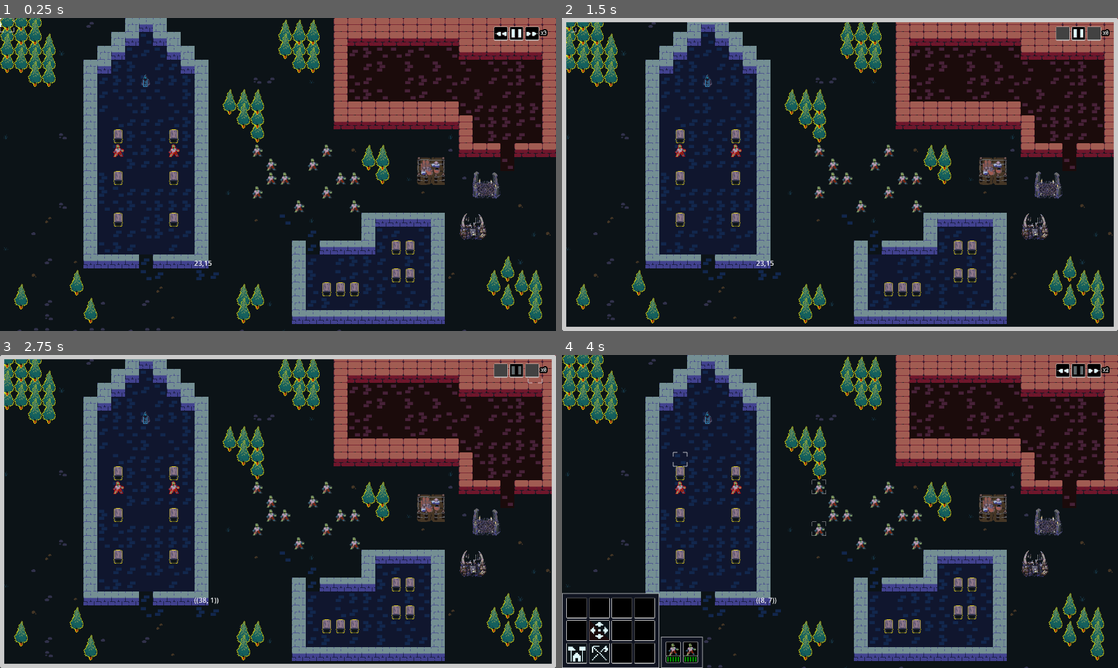
Above: before the commit, frames 1-4 (two rows, left to right).
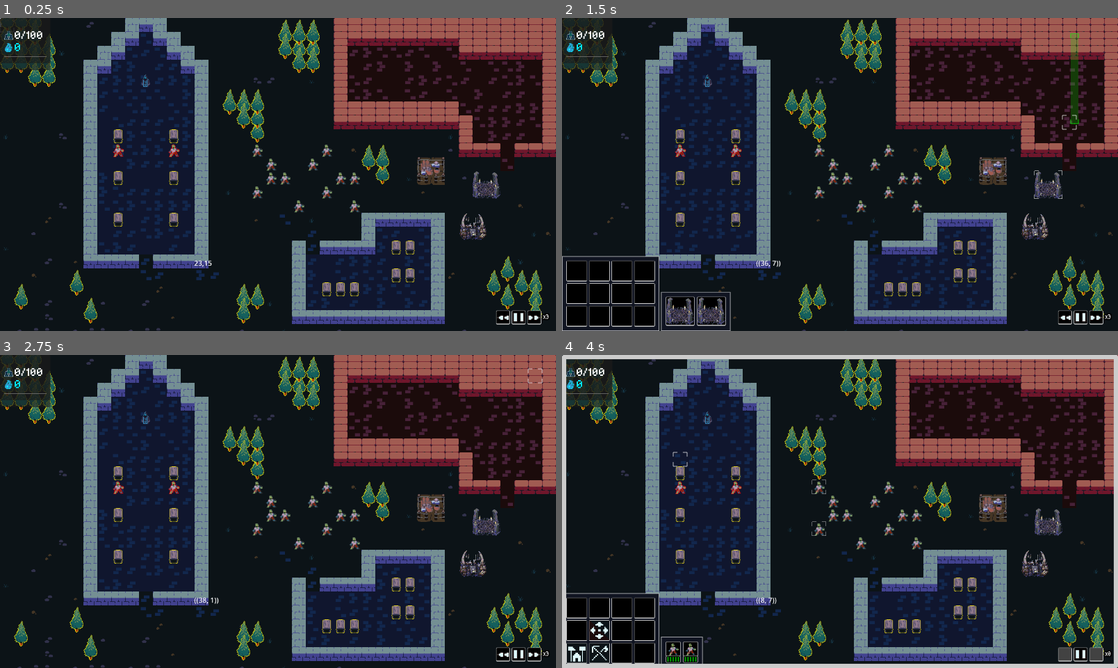
Above: after the commit, the same moments.

Repository: MateusRPF/MicroRTS
Game: Godot game, scene res://Maps/Lvl_test.tscn
Two runs of this game, one before a commit and one after it. Both use one fixed random seed, a clock stepped at 60 frames per second and the inputs below.
Inputs (mouse positions are in pixels of both pictures, inside the frame that each line leads up to):
- Up to frame 1 (0.25 s): no input
- Up to frame 2 (1.5 s): tap Enter at 0.5 s; drag from (1062, 33) to (1056, 302) at 0.52 s; drag from (1079, 33) to (1056, 302) at 1.27 s
- Up to frame 3 (2.75 s): move the mouse to (533, 370) at 2.02 s; click (533, 370) at 2.17 s
- Up to frame 4 (4 s): tap Space (pause) at 2.75 s; drag from (812, 574) to (673, 464) at 2.77 s; drag from (578, 608) to (1056, 639) at 3.52 s

The runs differ from the first frame. In frame 1, 1.7% of the frame differs, in the area x 0-99%, y 0-98%; in frame 2, 8.1%, in the area x 0-100%, y 0-100%; in frame 3, 5.7%; in frame 4, 5.8%.

Commit message:
Player State and global inventory

Diff:
--- /dev/null
+++ b/Data/PlayerState_0.tres
@@ -0,0 +1,7 @@
+[gd_resource type="Resource" script_class="PlayerState" format=3 uid="uid://g5fi8fy1iug5"]
+
+[ext_resource type="Script" uid="uid://iycy3av8e6cs" path="res://Scripts/DataStructures/Player_State.gd" id="1_l61bu"]
+
+[resource]
+script = ExtResource("1_l61bu")
+metadata/_custom_type_script = "uid://iycy3av8e6cs"
--- a/Maps/Lvl_test.tscn
+++ b/Maps/Lvl_test.tscn
@@ -8,18 +8,19 @@
 [ext_resource type="Resource" uid="uid://b040ygjoar8hg" path="res://Data/CommandDatas/CommandData_Move.tres" id="10_c44cc"]
 [ext_resource type="Script" uid="uid://cwkglspweq2rf" path="res://Scripts/UnitComponents/CAttributeSet.gd" id="10_rlgon"]
 [ext_resource type="Resource" uid="uid://cu60k5qe8hr83" path="res://Data/CommandDatas/CommandData_Harvest.tres" id="11_c44cc"]
-[ext_resource type="Resource" uid="uid://bn7x3krawrpf4" path="res://Data/CommandDatas/CommandData_Build.tres" id="lvl_build"]
-[ext_resource type="Script" path="res://Scripts/UnitComponents/CUnderConstruction.gd" id="18_cuc"]
 [ext_resource type="Script" uid="uid://wyn24v7ygtom" path="res://Scripts/Widgets/Widget_TickControl.gd" id="11_gab08"]
 [ext_resource type="Script" uid="uid://d30ltivdhe6vr" path="res://Scripts/UnitComponents/Commands/CCommandExecutor.gd" id="11_jln6d"]
 [ext_resource type="PackedScene" uid="uid://bc1qg1rd6prpb" path="res://Prefabs/Widgets/Widget_BasicButton.tscn" id="11_jp3g8"]
 [ext_resource type="PackedScene" uid="uid://dfvm603euln60" path="res://Prefabs/game_PlayerController.tscn" id="11_rlgon"]
 [ext_resource type="Texture2D" uid="uid://fx57nse38xm4" path="res://Sprites/UI/UIControls/SPR_UI_Faster.tres" id="12_c44cc"]
 [ext_resource type="Script" uid="uid://ceafvlieahs35" path="res://Scripts/UnitComponents/CInventory.gd" id="12_jp3g8"]
+[ext_resource type="PackedScene" uid="uid://lhy4cor5tj44" path="res://Prefabs/Widgets/Widget_PlayerState.tscn" id="13_1bk3d"]
 [ext_resource type="Texture2D" uid="uid://c7o27giyi5rvf" path="res://Sprites/UI/UIControls/SPR_UI_Pause.tres" id="13_gab08"]
 [ext_resource type="Texture2D" uid="uid://bkpv1hcxnk13c" path="res://Sprites/UI/UIControls/SPR_UI_Slower.tres" id="14_upx6b"]
 [ext_resource type="Theme" uid="uid://ccd2tkrpe0pi1" path="res://UI/Theme_HorrorBase.tres" id="16_gab08"]
 [ext_resource type="PackedScene" uid="uid://ukqepnrxhbvw" path="res://Prefabs/Widgets/Widget_CommandPanel.tscn" id="17_c44cc"]
+[ext_resource type="Script" uid="uid://11xy1cqdryoc" path="res://Scripts/UnitComponents/CUnderConstruction.gd" id="18_cuc"]
+[ext_resource type="Resource" uid="uid://bn7x3krawrpf4" path="res://Data/CommandDatas/CommandData_Build.tres" id="lvl_build"]
 
 [sub_resource type="StyleBoxFlat" id="StyleBoxFlat_v8ofk"]
 content_margin_left = 0.0
@@ -104,6 +105,8 @@
 text = "23,15"
 script = ExtResource("9_upx6b")
 
+[node name="Widget_PlayerState" parent="PlayerHUDLayer" unique_id=542947281 instance=ExtResource("13_1bk3d")]
+
 [node name="Widget_TickControl" type="PanelContainer" parent="PlayerHUDLayer" unique_id=396316786]
 anchors_preset = 15
 anchor_right = 1.0
@@ -117,9 +120,9 @@
 [node name="MarginContainer" type="MarginContainer" parent="PlayerHUDLayer/Widget_TickControl" unique_id=1991134561]
 layout_mode = 2
 size_flags_horizontal = 8
-size_flags_vertical = 0
-theme_override_constants/margin_top = 20
-theme_override_constants/margin_right = 20
+size_flags_vertical = 8
+theme_override_constants/margin_right = 15
+theme_override_constants/margin_bottom = 15
 
 [node name="HBoxContainer" type="HBoxContainer" parent="PlayerHUDLayer/Widget_TickControl/MarginContainer" unique_id=1734056007]
 layout_mode = 2
--- a/Prefabs/GameLevel.tscn
+++ b/Prefabs/GameLevel.tscn
@@ -11,6 +11,7 @@
 [ext_resource type="PackedScene" uid="uid://o73b6kuim2qn" path="res://Prefabs/Actors/ResourceNodes/Actor_Resource_Tree.tscn" id="8_tree"]
 [ext_resource type="PackedScene" uid="uid://b67cuim2l1xef" path="res://Prefabs/Actors/ResourceNodes/Actor_Resource_Sarcophagus.tscn" id="9_sarc"]
 [ext_resource type="PackedScene" uid="uid://b8qys08msbix2" path="res://Prefabs/Actors/Structures/Actor_Structure_Slaughterhouse.tscn" id="9_xr8k8"]
+[ext_resource type="Resource" uid="uid://g5fi8fy1iug5" path="res://Data/PlayerState_0.tres" id="10_d7f3w"]
 
 [node name="GameLevel" type="Node2D" unique_id=1620061272]
 texture_filter = 1
@@ -25,6 +26,7 @@
 "Structure_Slaughterhouse": ExtResource("9_xr8k8"),
 "Structure_Stockpile": ExtResource("7_stockpile")
 })
+player_state = ExtResource("10_d7f3w")
 
 [node name="Terrain" type="TileMapLayer" parent="." unique_id=2091239766]
 unique_name_in_owner = true
--- a/Prefabs/Widgets/Widget_InventoryEntry.tscn
+++ b/Prefabs/Widgets/Widget_InventoryEntry.tscn
@@ -39,5 +39,6 @@
 [node name="Label_Value" type="Label" parent="HBoxContainer" unique_id=1146684254]
 unique_name_in_owner = true
 layout_mode = 2
+theme = ExtResource("1_uj7ew")
 theme_override_font_sizes/font_size = 16
 text = "2"
--- /dev/null
+++ b/Prefabs/Widgets/Widget_PlayerState.tscn
@@ -0,0 +1,81 @@
+[gd_scene format=3 uid="uid://lhy4cor5tj44"]
+
+[ext_resource type="Texture2D" uid="uid://cngdkwshff8ja" path="res://Sprites/UI/SPR_Control.tres" id="1_2r0hn"]
+[ext_resource type="Script" uid="uid://lp57vwcsfwmh" path="res://Scripts/Widgets/Widget_PlayerState.gd" id="1_7s3ui"]
+[ext_resource type="Theme" uid="uid://ccd2tkrpe0pi1" path="res://UI/Theme_HorrorBase.tres" id="2_814ko"]
+[ext_resource type="Resource" uid="uid://g5fi8fy1iug5" path="res://Data/PlayerState_0.tres" id="2_rkrit"]
+[ext_resource type="Texture2D" uid="uid://dr2pyf66yku84" path="res://Sprites/UI/SPR_Essence.tres" id="3_7s3ui"]
+[ext_resource type="PackedScene" uid="uid://d22nwhlh3q4c" path="res://Prefabs/Widgets/Widget_InventoryEntry.tscn" id="4_rkrit"]
+
+[node name="Widget_Inventory" type="PanelContainer" unique_id=542947281]
+custom_minimum_size = Vector2(100, 0)
+anchors_preset = 9
+anchor_bottom = 1.0
+offset_right = 116.0
+offset_bottom = -600.0
+grow_vertical = 2
+size_flags_vertical = 0
+script = ExtResource("1_7s3ui")
+player_state = ExtResource("2_rkrit")
+
+[node name="PanelContainer" type="PanelContainer" parent="." unique_id=2103433525]
+layout_mode = 2
+size_flags_vertical = 0
+
+[node name="MarginContainer" type="MarginContainer" parent="PanelContainer" unique_id=483717947]
+layout_mode = 2
+size_flags_vertical = 0
+theme_override_constants/margin_left = 10
+theme_override_constants/margin_top = 30
+theme_override_constants/margin_right = 10
+theme_override_constants/margin_bottom = 10
+
+[node name="VBoxContainer" type="VBoxContainer" parent="PanelContainer/MarginContainer" unique_id=637121657]
+layout_mode = 2
+
+[node name="Entry_Pop" type="HBoxContainer" parent="PanelContainer/MarginContainer/VBoxContainer" unique_id=804675776]
+layout_mode = 2
+size_flags_horizontal = 0
+size_flags_vertical = 0
+
+[node name="TextureRect" type="TextureRect" parent="PanelContainer/MarginContainer/VBoxContainer/Entry_Pop" unique_id=1668034487]
+custom_minimum_size = Vector2(20, 20)
+layout_mode = 2
+texture = ExtResource("1_2r0hn")
+expand_mode = 1
+stretch_mode = 4
+
+[node name="Label_PopValue" type="Label" parent="PanelContainer/MarginContainer/VBoxContainer/Entry_Pop" unique_id=1975126781]
+unique_name_in_owner = true
+layout_mode = 2
+theme = ExtResource("2_814ko")
+text = "06/99"
+
+[node name="Entry_Mana" type="HBoxContainer" parent="PanelContainer/MarginContainer/VBoxContainer" unique_id=1717292133]
+layout_mode = 2
+size_flags_horizontal = 0
+size_flags_vertical = 0
+
+[node name="TextureRect" type="TextureRect" parent="PanelContainer/MarginContainer/VBoxContainer/Entry_Mana" unique_id=357437705]
+custom_minimum_size = Vector2(20, 20)
+layout_mode = 2
+texture = ExtResource("3_7s3ui")
+expand_mode = 1
+stretch_mode = 4
+
+[node name="Label_ManaValue" type="Label" parent="PanelContainer/MarginContainer/VBoxContainer/Entry_Mana" unique_id=935442776]
+unique_name_in_owner = true
+self_modulate = Color(0, 0.92941177, 1, 1)
+layout_mode = 2
+theme = ExtResource("2_814ko")
+text = "3203"
+
+[node name="HSeparator" type="HSeparator" parent="PanelContainer/MarginContainer/VBoxContainer" unique_id=1513295603]
+layout_mode = 2
+
+[node name="Container_ItemEntries" type="VBoxContainer" parent="PanelContainer/MarginContainer/VBoxContainer" unique_id=333897759]
+unique_name_in_owner = true
+layout_mode = 2
+
+[node name="Widget_InventoryEntry" parent="PanelContainer/MarginContainer/VBoxContainer/Container_ItemEntries" unique_id=1236962088 instance=ExtResource("4_rkrit")]
+layout_mode = 2
--- /dev/null
+++ b/Scripts/DataStructures/Player_State.gd
@@ -0,0 +1,32 @@
+extends Resource
+class_name PlayerState
+
+
+var current_controlValue:int = 0
+var max_controlValue:int = 100
+var current_essenceValue:int = 0
+
+var resourceInventory:Dictionary[GameResource, int] = {}
+
+
+func _init():
+	resourceInventory.clear()
+
+
+func modify_essence(amount:int):
+	current_essenceValue += amount
+	GameplayEvents.essence_value_changed.emit(current_essenceValue)
+
+func add_resource(resource:GameResource, amount:int):
+	if resource in resourceInventory:
+		resourceInventory[resource] += amount
+	else:
+		resourceInventory[resource] = amount
+
+	GameplayEvents.resource_inventory_changed.emit(resource, resourceInventory[resource])
+
+func remove_resource(resource:GameResource, amount:int):
+	if resource in resourceInventory:
+		resourceInventory[resource] = max(0, resourceInventory[resource] - amount)
+		GameplayEvents.resource_inventory_changed.emit(resource, resourceInventory[resource])
+	GameplayEvents.resource_inventory_changed.emit(resource, resourceInventory[resource])
--- a/Scripts/Grid/grid_object.gd
+++ b/Scripts/Grid/grid_object.gd
@@ -1,10 +1,13 @@
 extends Node2D
 class_name GridObject
+
 
 @export var size: Vector2i = Vector2i(1, 1)
 var current_coord: Vector2i = Vector2i.ZERO
 
 var grid_manager: GridManager = null
+
+var player_state: PlayerState = null
 
 var side: ActorData.Sides = ActorData.Sides.NEUTRAL
 
@@ -20,11 +23,11 @@
 
 signal OnTickReceived
 
-func Initialize(manager: GridManager, coord: Vector2i, newSide:ActorData.Sides) -> void:
+func Initialize(manager: GridManager, coord: Vector2i, newSide:ActorData.Sides, state:PlayerState) -> void:
 	grid_manager = manager
 	current_coord = coord
 	side = newSide
-
+	player_state = state
 	GlobalTicker.TickSignal.connect(_on_global_tick)
 	assemble_from_data(data)
 	_update_outline_color()
--- a/Scripts/Managers/GlobalEventBus.gd
+++ b/Scripts/Managers/GlobalEventBus.gd
@@ -14,6 +14,11 @@
 signal UI_tooltip_requested(config:TooltipConfiguration)
 signal UI_tooltip_closed()
 
+signal essence_value_changed(new_value: int)
+signal control_value_changed(new_value: int)
+signal resource_inventory_changed(resource: GameResource, new_amount: int)
+
+
 # -- Movement & Logic --
 # Useful for the UI to know when to update position-based widgets
 
--- a/Scripts/Managers/grid_manager.gd
+++ b/Scripts/Managers/grid_manager.gd
@@ -14,6 +14,7 @@
 var map_tiles: Dictionary[Vector2i, GameTile] = {}
 var grid_size: Vector2i = Vector2i(10, 10)  # Default grid size
 @export var spawn_scenes: Dictionary[String, PackedScene]
+@export var player_state: PlayerState
 
 var astar_grid: AStarGrid2D = null
 
@@ -21,9 +22,9 @@
 
 func _ready() -> void:
 	LoadFromTileSet()
-	initialize_spawnables(%Spawnables_Player, ActorData.Sides.PLAYER)
-	initialize_spawnables(%Spawnables_Enemy, ActorData.Sides.ENEMY)
-	initialize_spawnables(%Spawnables_SideNeutral, ActorData.Sides.NEUTRAL)
+	initialize_spawnables(%Spawnables_Player, ActorData.Sides.PLAYER, player_state)
+	initialize_spawnables(%Spawnables_Enemy, ActorData.Sides.ENEMY,null)
+	initialize_spawnables(%Spawnables_SideNeutral, ActorData.Sides.NEUTRAL,null)
 
 
 func LoadFromTileSet() -> void:
@@ -85,7 +86,7 @@
 		astar_grid.set_point_solid(coord, false)
 		astar_grid.set_point_weight_scale(coord, 1.0)
 
-func initialize_spawnables(tileset:TileMapLayer, side:ActorData.Sides) -> void:
+func initialize_spawnables(tileset:TileMapLayer, side:ActorData.Sides,newState:PlayerState) -> void:
 
 	for tile in tileset.get_used_cells():
 		var data = tileset.get_cell_tile_data(tile)
@@ -95,7 +96,7 @@
 			continue
 		var newActor = spawn_scenes[resourceName].instantiate() as GridObject
 		add_child(newActor)
-		newActor.Initialize(self, tile, side)
+		newActor.Initialize(self, tile, side,newState)
 
 	tileset.clear()
 
--- a/Scripts/UnitComponents/CStockpile.gd
+++ b/Scripts/UnitComponents/CStockpile.gd
@@ -4,12 +4,9 @@
 
 @export var accepted_resources:Array[GameResource]
 
-var inventory:CInventory
 
 func initialize_component(actor: GridObject) -> void:
 	super.initialize_component(actor)
-	inventory =  actor.get_component(CInventory)
-
 
 
 func can_deposit_resource(harvester: CHarvester) -> bool:
@@ -18,11 +15,8 @@
 
 
 func deposit_resource(_harvester:CHarvester, gameResource:GameResource, value:int) -> bool:
-	if (accepted_resources.has(gameResource)):
-		inventory.deposit(gameResource,value)
-		return true
-	return false
-
+	owner_object.player_state.add_resource(gameResource, value)
+	return true
 
 func is_harvester_in_range(harvester: CHarvester) -> bool:
 	if not owner_object or not owner_object.grid_manager:
--- /dev/null
+++ b/Scripts/Widgets/Widget_PlayerState.gd
@@ -0,0 +1,55 @@
+extends PanelContainer
+
+@export var player_state: PlayerState
+
+var inventory_entries: Dictionary[GameResource, Node] = {}
+
+@onready var container: VBoxContainer = %Container_ItemEntries
+@onready var label_mana: Label = %Label_ManaValue
+@onready var label_pop: Label = %Label_PopValue
+
+func _ready() -> void:
+	if player_state:
+		update_essence(player_state.current_essenceValue)
+		update_control()
+		populate_inventory()
+		GameplayEvents.essence_value_changed.connect(update_essence)
+		GameplayEvents.resource_inventory_changed.connect(update_resource)
+
+func update_essence(value: int) -> void:
+	label_mana.text = str(value)
+
+func update_control() -> void:
+	if player_state:
+		label_pop.text = str(player_state.current_controlValue) + "/" + str(player_state.max_controlValue)
+
+func populate_inventory() -> void:
+	# Clear existing entries
+	for child in container.get_children():
+		child.queue_free()
+	inventory_entries.clear()
+
+	for res in player_state.resourceInventory:
+		if player_state.resourceInventory[res] > 0:
+			add_or_update_entry(res, player_state.resourceInventory[res])
+
+func update_resource(resource: GameResource, amount: int) -> void:
+	if amount > 0:
+		add_or_update_entry(resource, amount)
+	else:
+		remove_entry(resource)
+
+func add_or_update_entry(resource: GameResource, amount: int) -> void:
+	if resource in inventory_entries:
+		inventory_entries[resource].view_entry(resource, amount)
+	else:
+		var entry_scene = preload("res://Prefabs/Widgets/Widget_InventoryEntry.tscn")
+		var entry = entry_scene.instantiate()
+		container.add_child(entry)
+		inventory_entries[resource] = entry
+		entry.view_entry(resource, amount)
+
+func remove_entry(resource: GameResource) -> void:
+	if resource in inventory_entries:
+		inventory_entries[resource].queue_free()
+		inventory_entries.erase(resource)
--- /dev/null
+++ b/Sprites/UI/SPR_Control.tres
@@ -0,0 +1,7 @@
+[gd_resource type="AtlasTexture" format=3 uid="uid://cngdkwshff8ja"]
+
+[ext_resource type="Texture2D" uid="uid://cqthxsrgmq2af" path="res://Sprites/Atlas_Resources.png" id="1_88ysi"]
+
+[resource]
+atlas = ExtResource("1_88ysi")
+region = Rect2(64, 0, 32, 32)
--- /dev/null
+++ b/Sprites/UI/SPR_Essence.tres
@@ -0,0 +1,7 @@
+[gd_resource type="AtlasTexture" format=3 uid="uid://dr2pyf66yku84"]
+
+[ext_resource type="Texture2D" uid="uid://cqthxsrgmq2af" path="res://Sprites/Atlas_Resources.png" id="1_rlj8a"]
+
+[resource]
+atlas = ExtResource("1_rlj8a")
+region = Rect2(32, 0, 32, 32)
--- a/Sprites/UI/SPR_Wood.tres
+++ b/Sprites/UI/SPR_Wood.tres
@@ -1,7 +1,7 @@
 [gd_resource type="AtlasTexture" format=3 uid="uid://q36dxogfsqng"]
 
-[ext_resource type="Texture2D" uid="uid://u6o7j8836dnk" path="res://Sprites/atlas/Atlas_Resources.png" id="1_35y3n"]
+[ext_resource type="Texture2D" uid="uid://cqthxsrgmq2af" path="res://Sprites/Atlas_Resources.png" id="1_3m842"]
 
 [resource]
-atlas = ExtResource("1_35y3n")
+atlas = ExtResource("1_3m842")
 region = Rect2(0, 0, 32, 32)
Not shown, added: Scripts/DataStructures/Player_State.gd.uid
Not shown, added: Scripts/Widgets/Widget_PlayerState.gd.uid
Binary file changed: Sprites/Atlas_Resources.aseprite
Binary file added: Sprites/Atlas_Resources.png
Not shown, added: Sprites/Atlas_Resources.png.import
